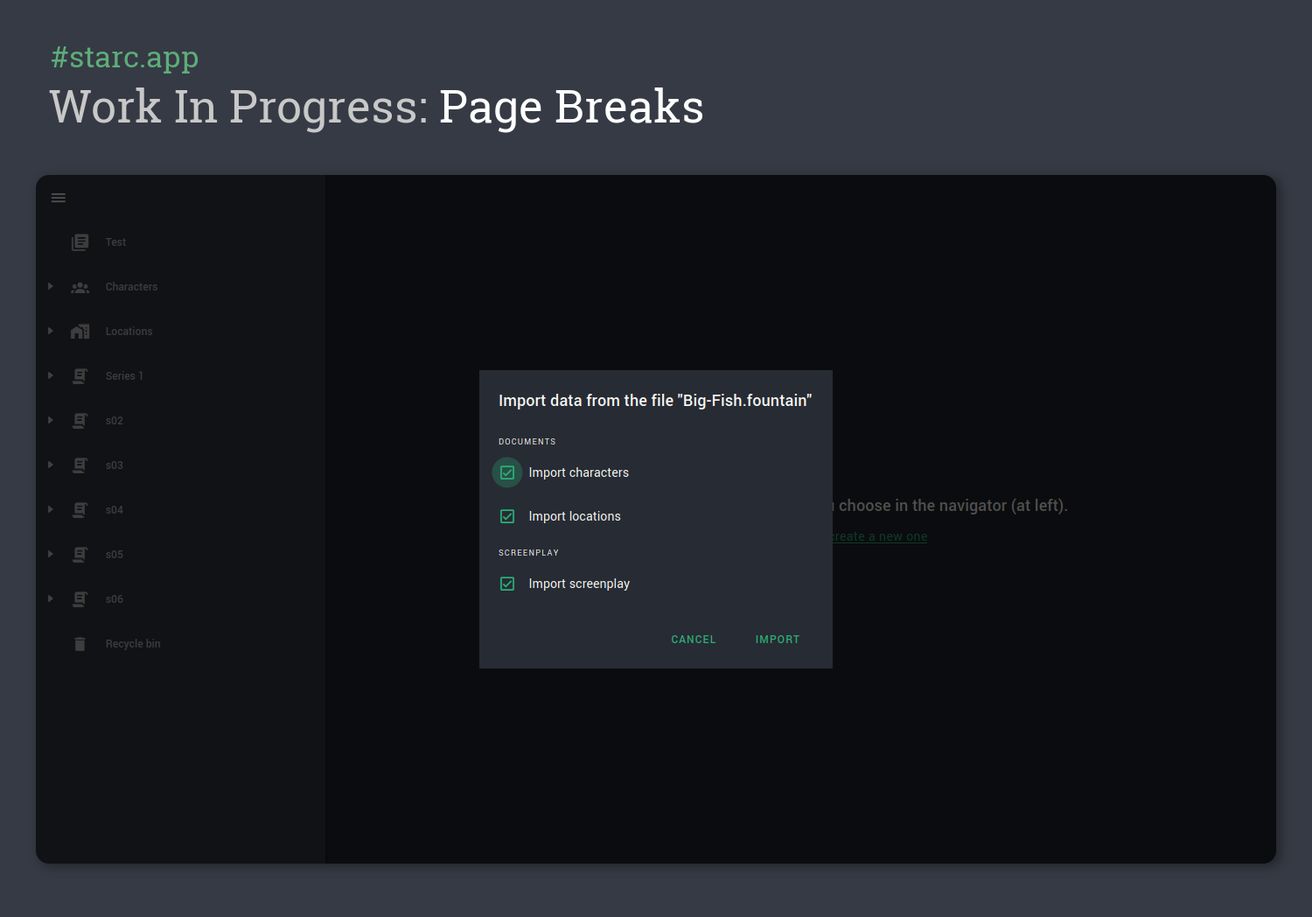
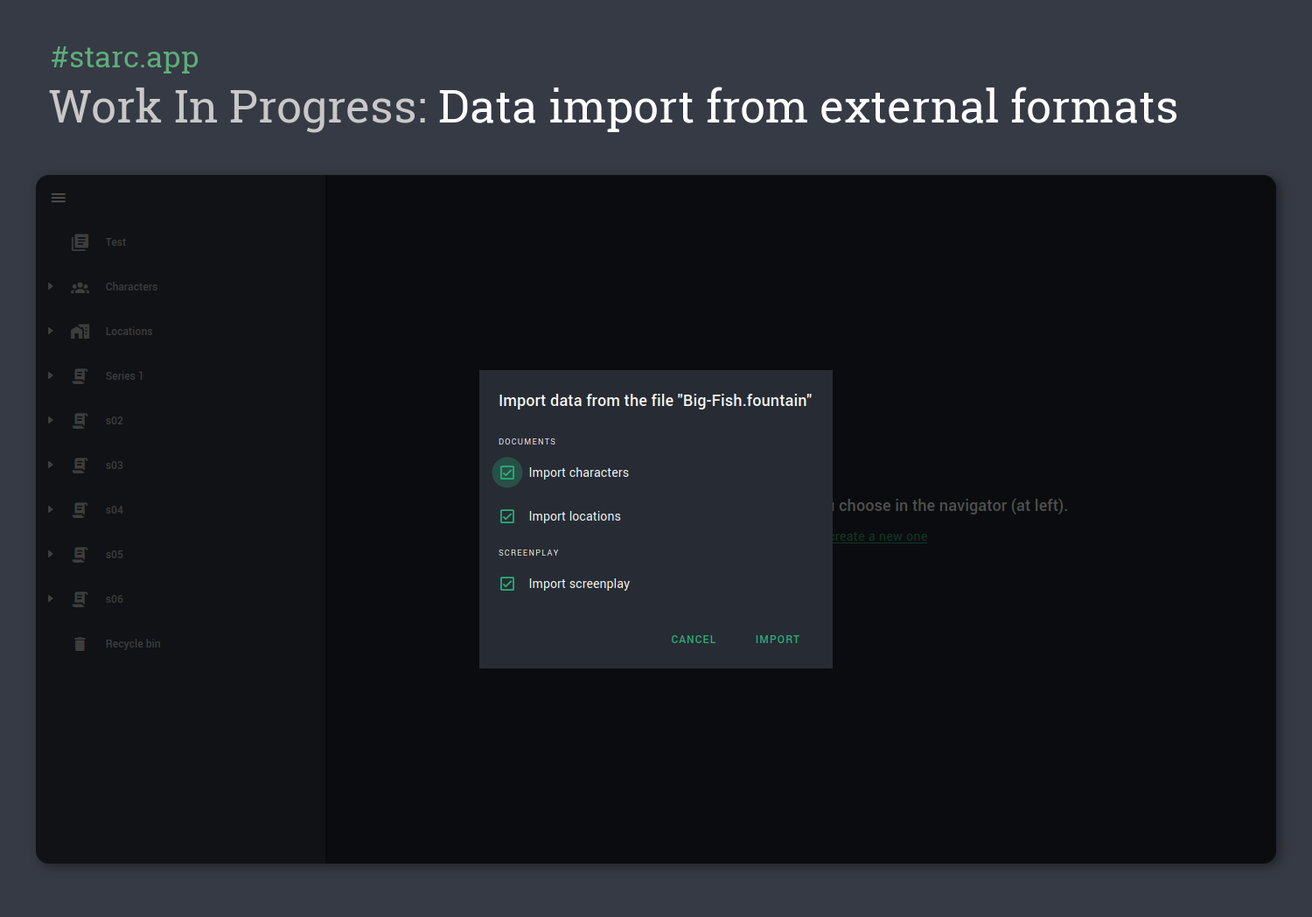
Comparing the layer stacks of the two 1312 x 917 images. Changes:
renamed "Work In Progress: Page Breaks #1" to "Work In Progress: Data import ...", painted on it over [347, 86, 1178, 133]
